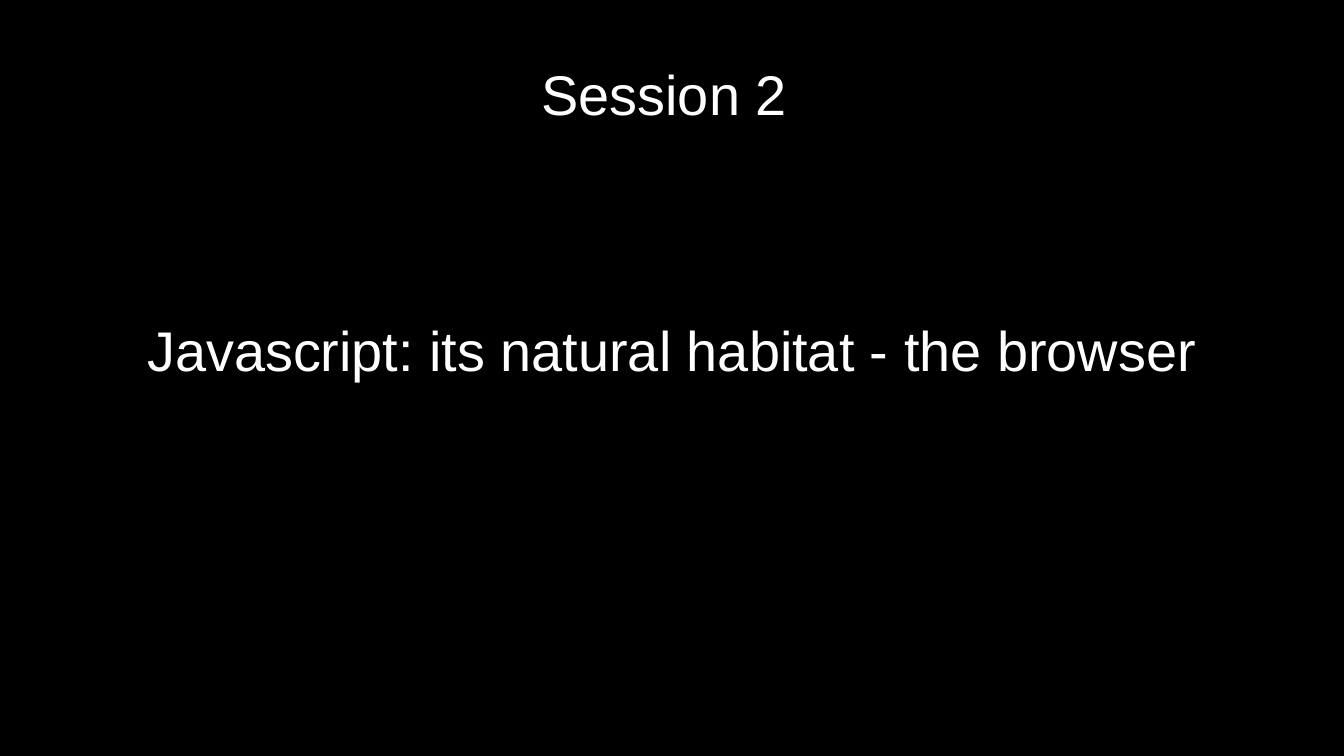
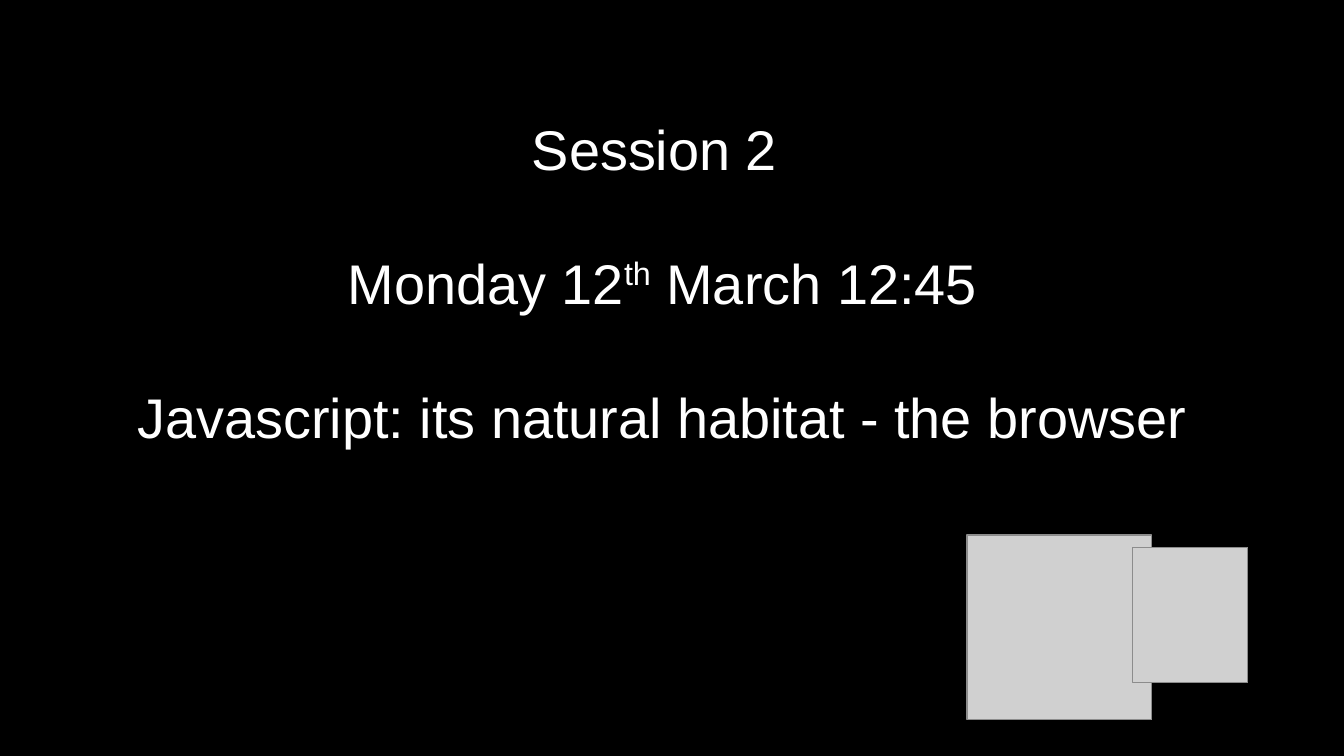
Before and after one commit to numical/jsacademy, a slide deck: slide 22 of session1/Talk1.odp (slide 23 before the commit). Drawn at 1344x756 pixels with LibreOffice and Linux fonts; fonts in the diff are those of the drawing; grey boxes stand for pictures. Boxes give left, top, right and bottom in pixels: in the first picture for what was removed or moved away, otherwise in the second. Text is boxed around its words. In the diff, an @@ line names an element or a change of style, - is before the commit and + after.

```diff
--- a/session1/Talk1.odp
+++ b/session1/Talk1.odp
@@ title removed at <box>541,74,787,116</box> @@
-Session 2
@@ title at <box>137,129,1186,448</box>: text changed @@
-Javascript: its natural habitat - the browser
+Session 2
+Monday 12th March 12:45
+Javascript: its natural habitat - the browser
@@ picture added at <box>967,535,1153,721</box> @@
@@ picture added at <box>1133,548,1248,683</box> @@
```
Also in this commit, not shown: 8 other slides changed, 5 slides added, 4 slides removed, 15 other files.
